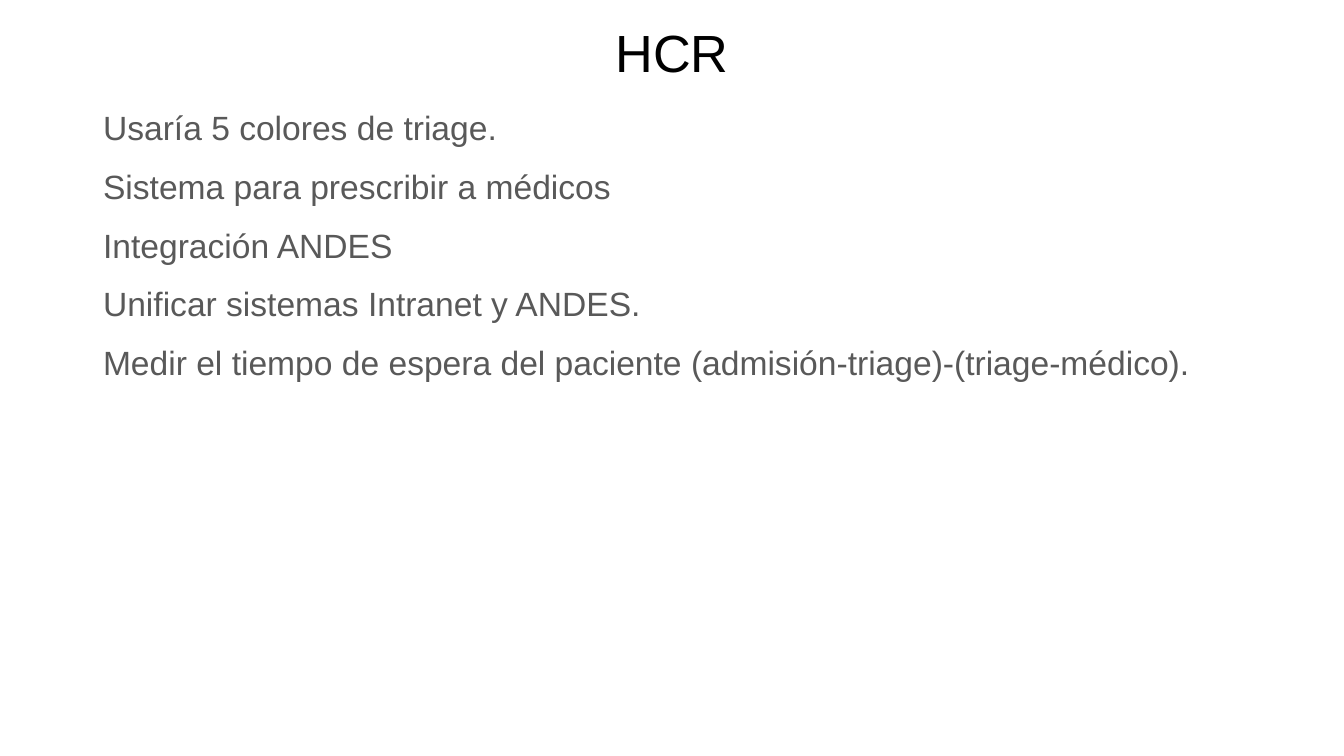
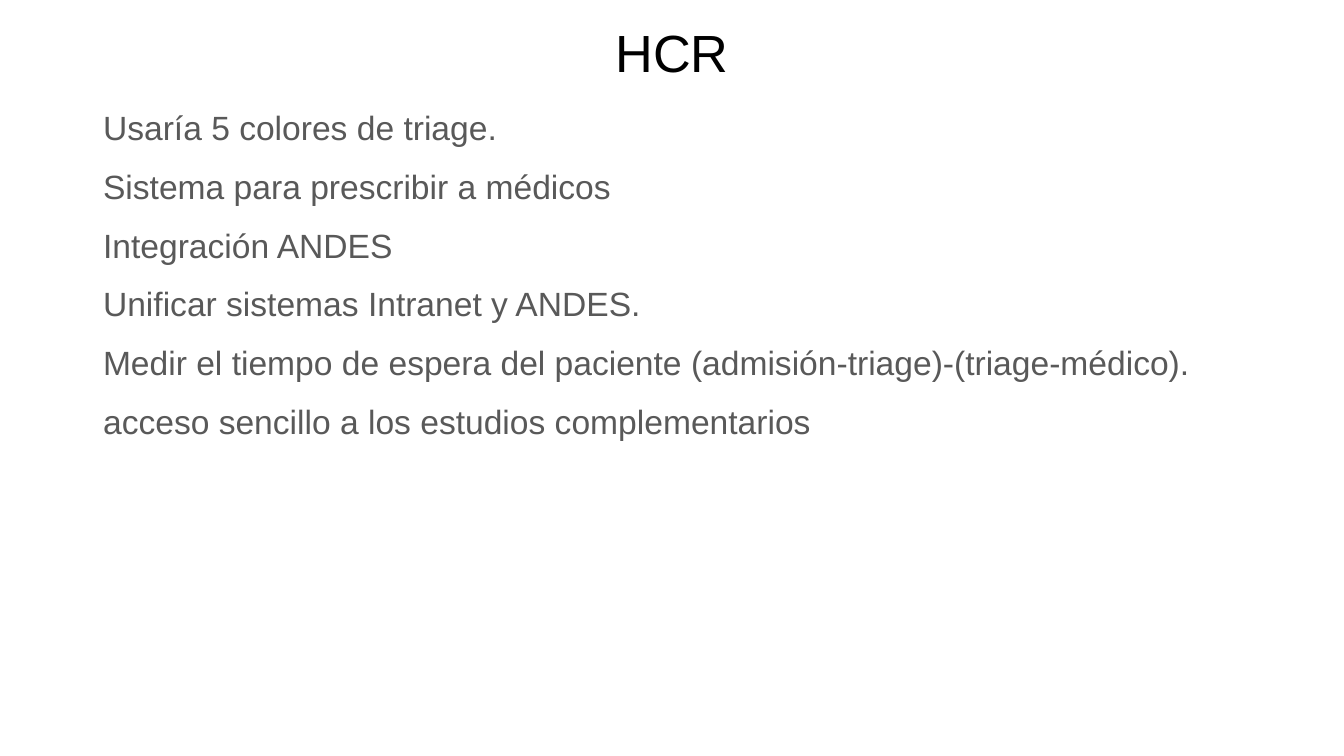
Before and after one commit to sisprovguardia-gustavo/docs, a slide deck: slide 23 of docs/notas_sistema.pptx. Drawn at 1344x756 pixels with LibreOffice and Linux fonts; fonts in the diff are those of the drawing. Boxes give left, top, right and bottom in pixels: in the first picture for what was removed or moved away, otherwise in the second. Text is boxed around its words. In the diff, an @@ line names an element or a change of style, - is before the commit and + after.

```diff
--- a/docs/notas_sistema.pptx
+++ b/docs/notas_sistema.pptx
@@ text at box(103, 409, 811, 440): paragraph added @@
+acceso sencillo a los estudios complementarios
```
Also in this commit, not shown: 23 other files.
